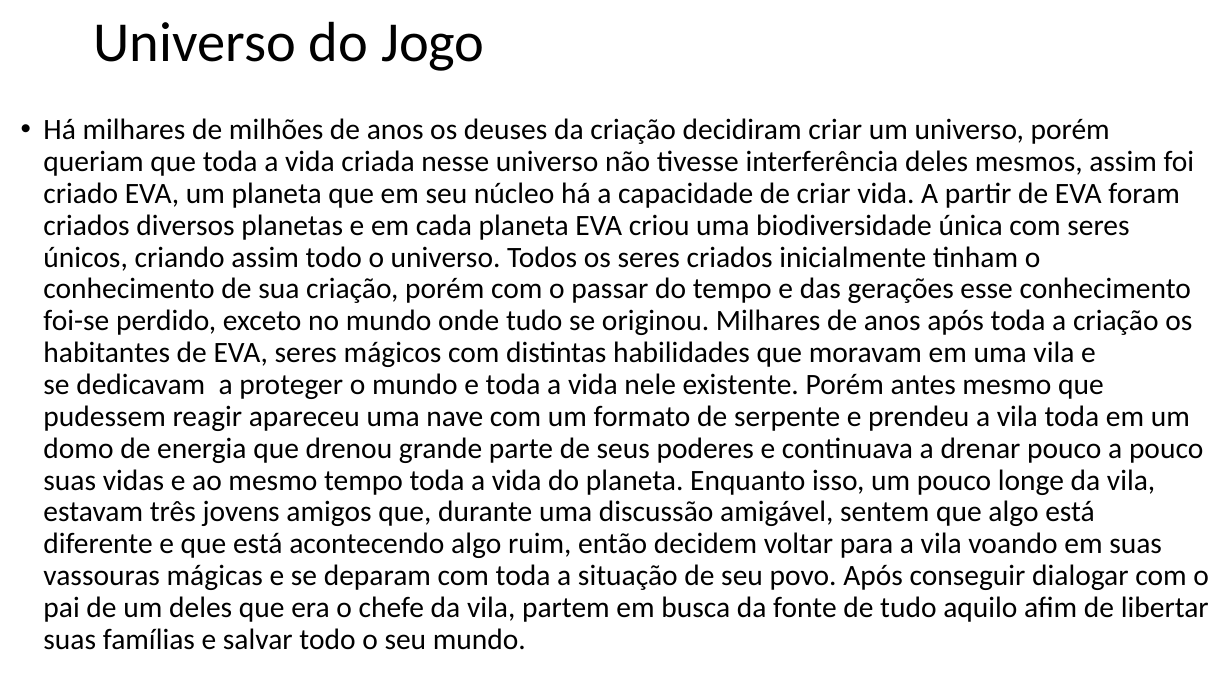
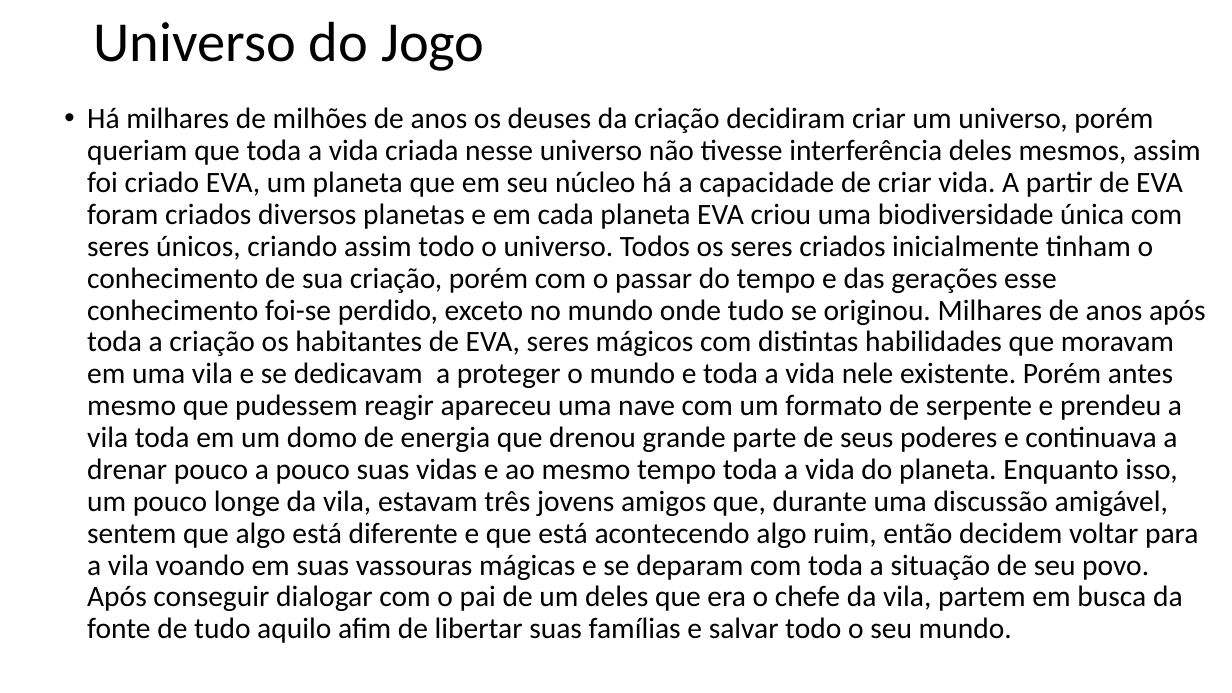
Before and after one commit to T1E3-Jogos-Digitais-PUC/the-mystic-rescue, a slide deck: slide 3 of Assets/Docs/The Mystic Rescue GDR.pptx. Drawn at 1232x693 pixels with LibreOffice and Linux fonts; fonts in the diff are those of the drawing; background and template pictures are left out. Boxes give left, top, right and bottom in pixels: in the first picture for what was removed or moved away, otherwise in the second. Text is boxed around its words. In the diff, an @@ line names an element or a change of style, - is before the commit and + after.

```diff
--- a/Assets/Docs/The Mystic Rescue GDR.pptx
+++ b/Assets/Docs/The Mystic Rescue GDR.pptx
@@ text "Há milhares de milhões de ..." rewrapped from [43, 118, 1209, 650] to [87, 107, 1206, 643] @@
```
Also in this commit, not shown: 1 other slide changed, 1 slide added, 1 slide removed.
